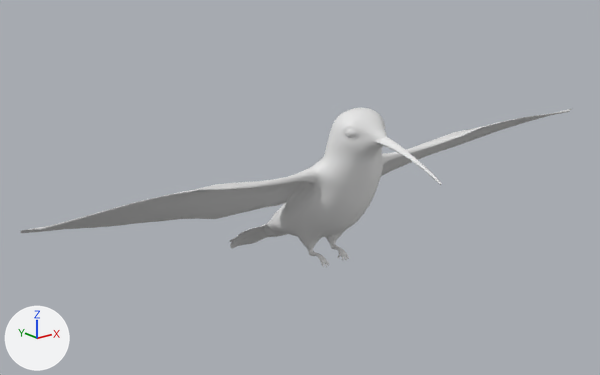
An edit to the FBX model ProyectoVS/bin/models/colibri.fbx, drawn before and after from the same camera.
Camera for both pictures: a camera (50 mm lens) standing at (-0.1361, -0.1592, 0.0858) and looking at (-0.0042, 0.0057, 0.0198). Lighting does not change. The marker at lower left points along +X, +Y and +Z. The picture after the commit comes second. Where no turn or scale is listed for an object, it has been applied to the vertices.

Before the edit, the objects in view are built like this:
```python
me_mesh_0_001 = bpy.data.meshes.new('Mesh_0.001')
me_mesh_0_001.from_pydata(...)  # 3773 vertices, 7429 faces; spans x -0.086..0.086, y -0.04..0.042, z -0.009..0.044
me_mesh_0_001.materials.append(mat_material_0)  # white #e7e7e7
ob_humming_bird_85 = bpy.data.objects.new('humming_bird.85', me_mesh_0_001)
ob_humming_bird_85.location = (0.0, 0.0, 0.0)
```
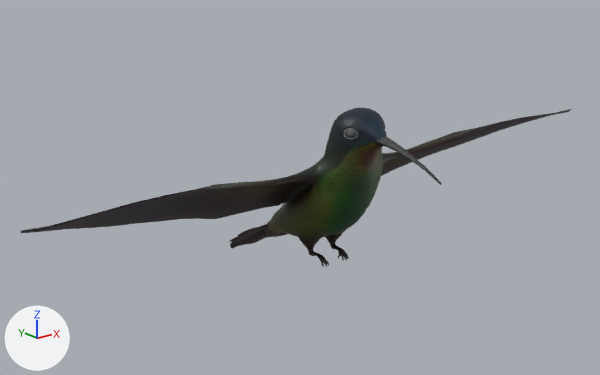
What changed in the scene script:
```text
Add img_image_1_png:
    img_image_1_png = load_image('Image_1.png', 'colibri.fbm/Image_1.png', 1024, 1024, 'sRGB')
Add mat_material_001:
    mat_material_001 = principled_material('Material.001')
    mat_material_001.texture = img_image_1_png
Change me_mesh_0_001:
    where me_mesh_0_001.from_pydata(...)  # 3773 vertices, 7429 faces; spans x -0.086..0.086, y -0.04..0.042, z -0.009..0.044
    remove me_mesh_0_001.materials.append(mat_material_0)  # white #e7e7e7
    add me_mesh_0_001.materials.append(mat_material_001)  # picture img_image_1_png
```

What differs and where, as boxes [x1, y1, x2, y2] in the pictures (600 x 375 px):
'humming_bird.85', recoloured (white to black)
    both: [21, 108, 571, 268]
